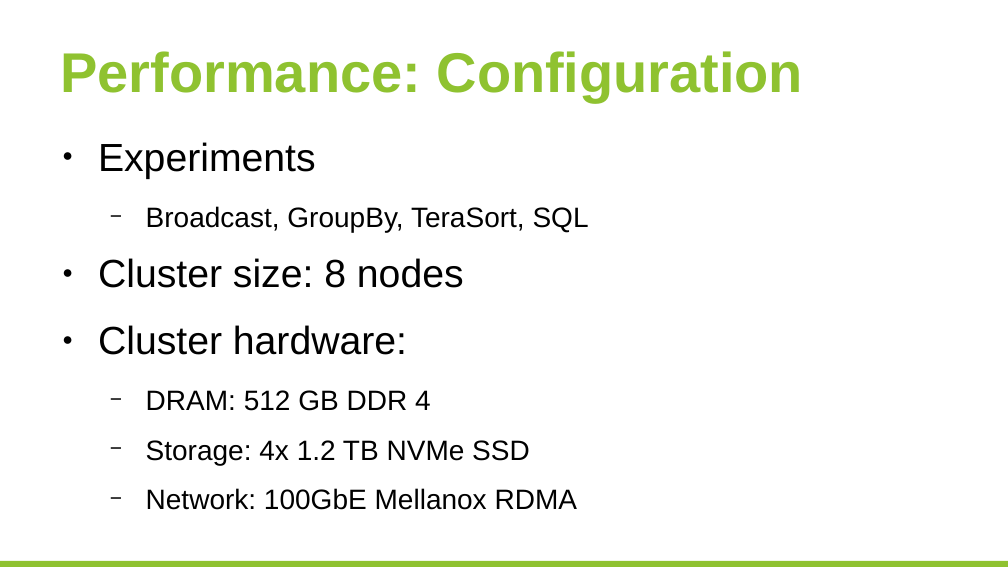
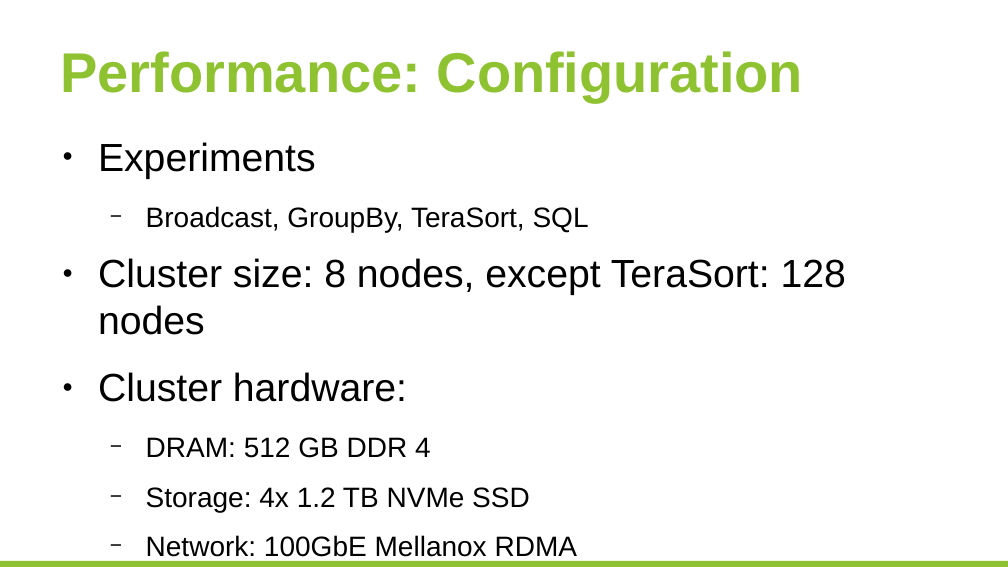
Before and after one commit to huangyibo/spark-summit-17, a slide deck: slide 20 of template.odp. Drawn at 1008x567 pixels with LibreOffice and Linux fonts; fonts in the diff are those of the drawing; background and template pictures are left out. Boxes give left, top, right and bottom in pixels: in the first picture for what was removed or moved away, otherwise in the second. Text is boxed around its words. In the diff, an @@ line names an element or a change of style, - is before the commit and + after.

```diff
--- a/template.odp
+++ b/template.odp
@@ text at [98,258,846,335]: text changed @@
-● Cluster size: 8 nodes
+● Cluster size: 8 nodes, except TeraSort: 128 nodes
```
Also in this commit, not shown: 3 other slides changed, 3 slides added, 3 other files.
